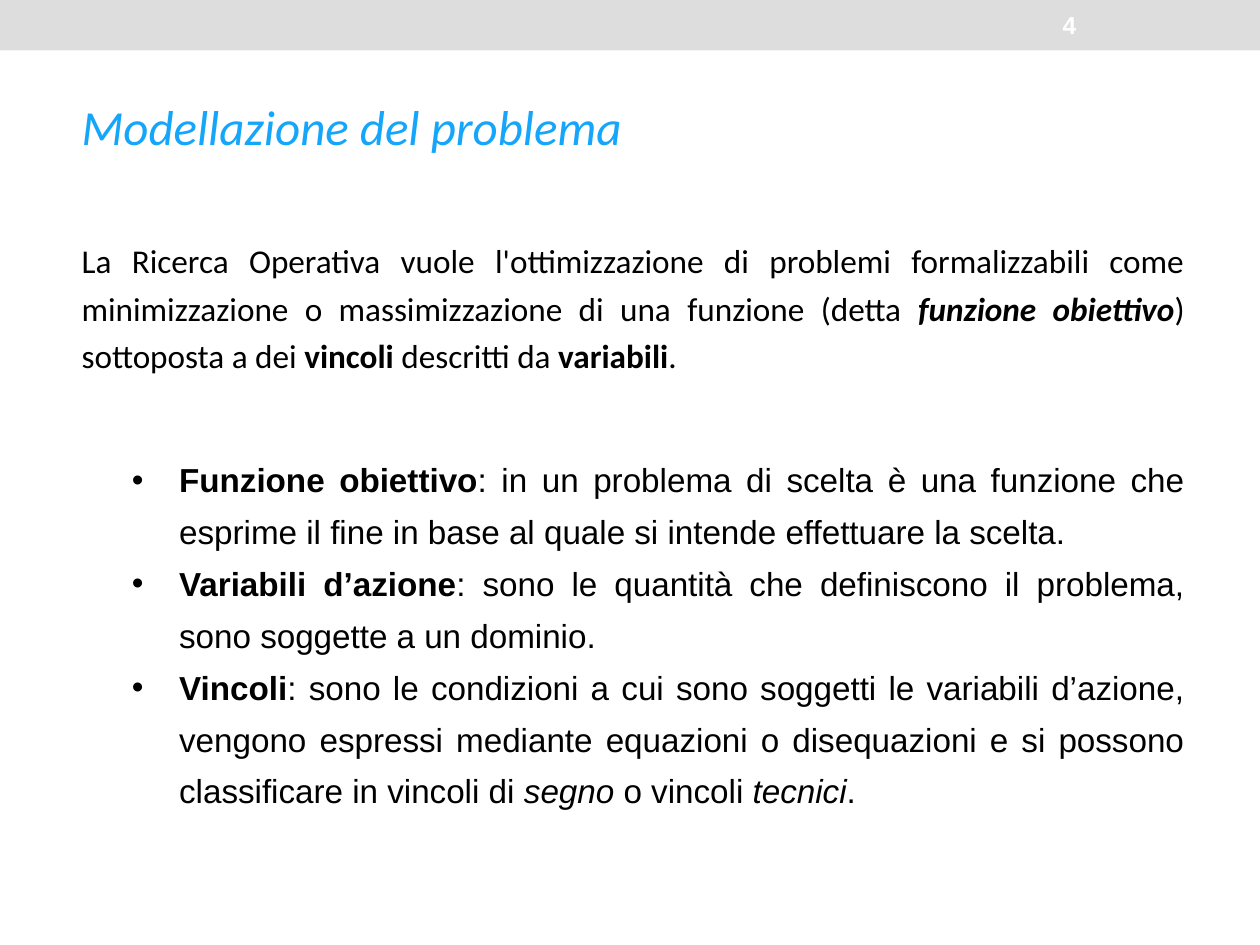
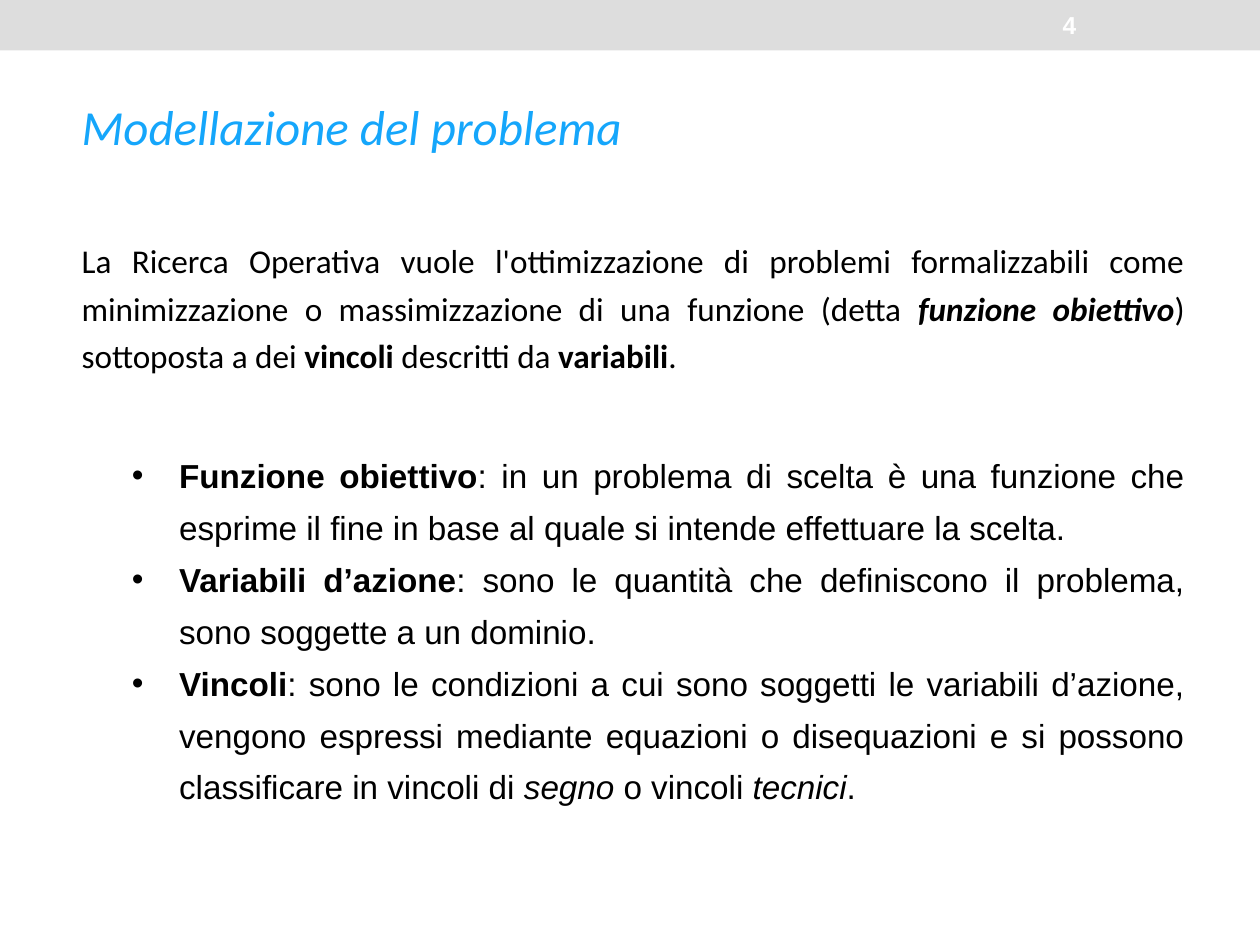
Before and after one commit to gentiliniluca/Inventory_Routing, a slide deck: slide 4 of Presentazione.pptx. Drawn at 1260x945 pixels with LibreOffice and Linux fonts; fonts in the diff are those of the drawing. Boxes give left, top, right and bottom in pixels: in the first picture for what was removed or moved away, otherwise in the second. Text is boxed around its words. In the diff, an @@ line names an element or a change of style, - is before the commit and + after.

Commit message:
ok2
ok2

```diff
--- a/Presentazione.pptx
+++ b/Presentazione.pptx
@@ text "Funzione obiettivo: in un problema ...": place and size @@
-text "Funzione obiettivo: in un problema ..." at bbox=[179, 467, 1184, 810]
+text "Funzione obiettivo: in un problema ..." at bbox=[179, 463, 1184, 806]
```
Also in this commit, not shown: 1 other slide changed.
